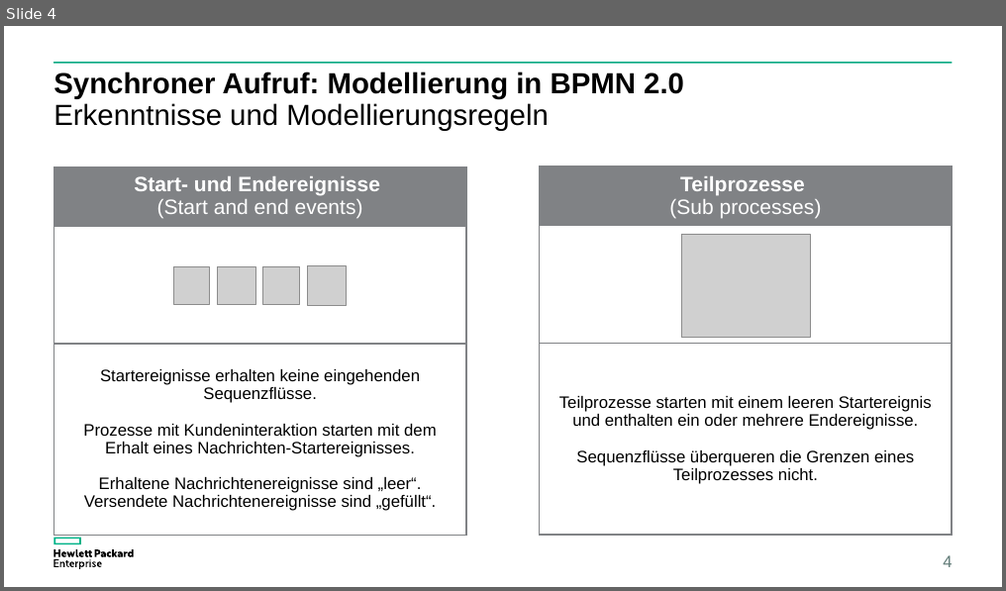
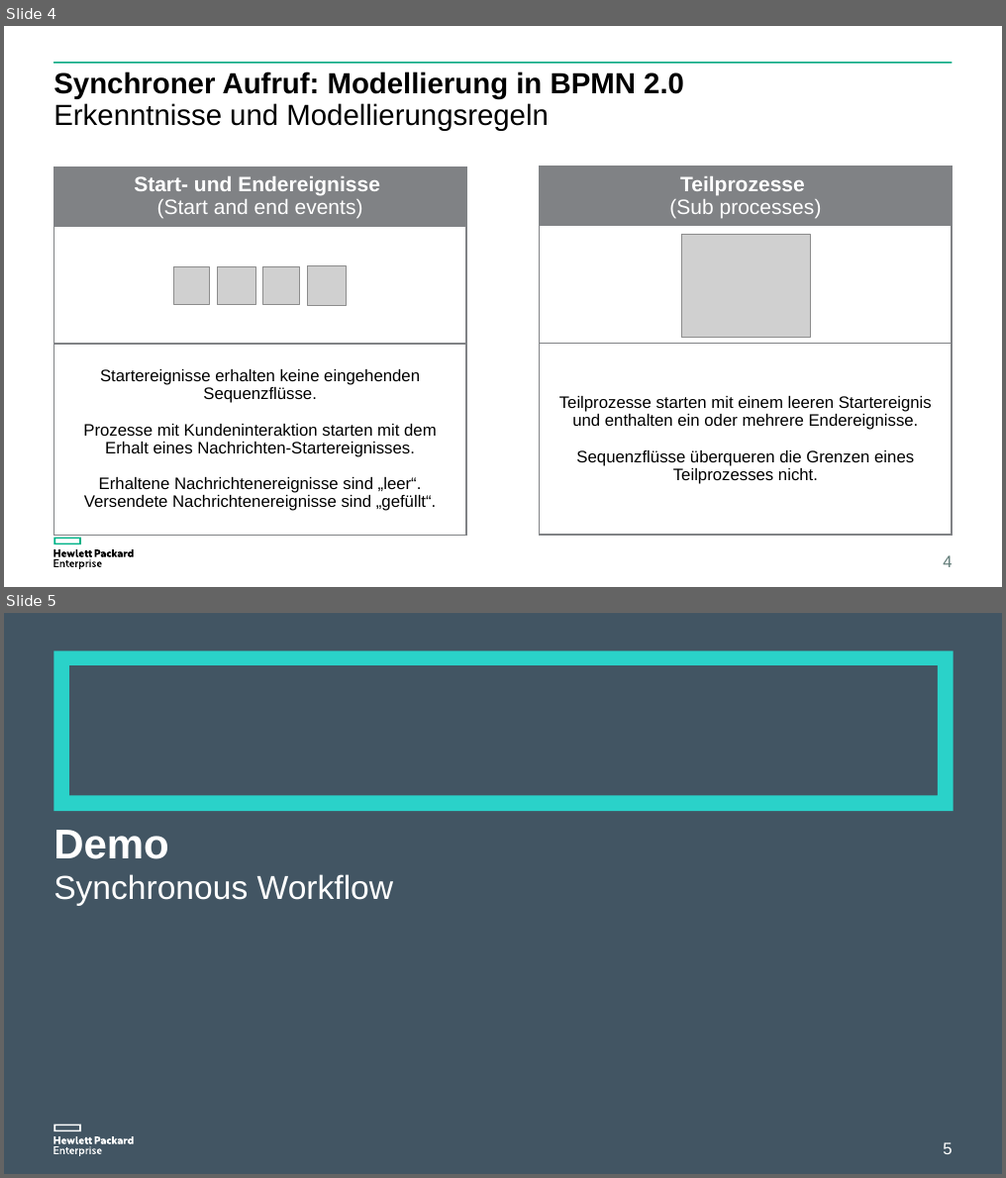
Before and after one commit to steilerDev/BPM_Lab, a slide deck: Ergebnispräsentation.pptx. Shown one above the other, each under a label of ours: slide 4 before the commit, slides 4 and 5 after it. The pictures are 1006x591 and 1006x1178 pixels, drawn with LibreOffice and Linux fonts; fonts in the diff are those of the drawing; grey boxes stand for pictures. Boxes give left, top, right and bottom in pixels: in the first picture for what was removed or moved away, otherwise in the second. Text is boxed around its words. In the diff, an @@ line names an element or a change of style, - is before the commit and + after.

```diff
--- a/Ergebnispräsentation.pptx
+++ b/Ergebnispräsentation.pptx
@@ slide 5 added at (4, 613, 1002, 1174), background #425563 @@
@@ freeform shape added at (54, 652, 952, 811), fill #2AD2C9 @@
@@ title added at (54, 830, 169, 860), 40 pt, text #FFFFFF, bold @@
+Demo
@@ text added at (54, 874, 394, 906), 32 pt, text #FFFFFF @@
+Synchronous Workflow
@@ freeform shape added at (54, 1124, 81, 1132), fill #FFFFFF @@
@@ freeform shape added at (54, 1137, 134, 1157), fill #FFFFFF @@
@@ page number added at (943, 1143, 951, 1155), 16 pt, text #FFFFFF @@
+5
```
Also in this commit, not shown: 5 other slides added, 6 slides removed, 42 other files.
